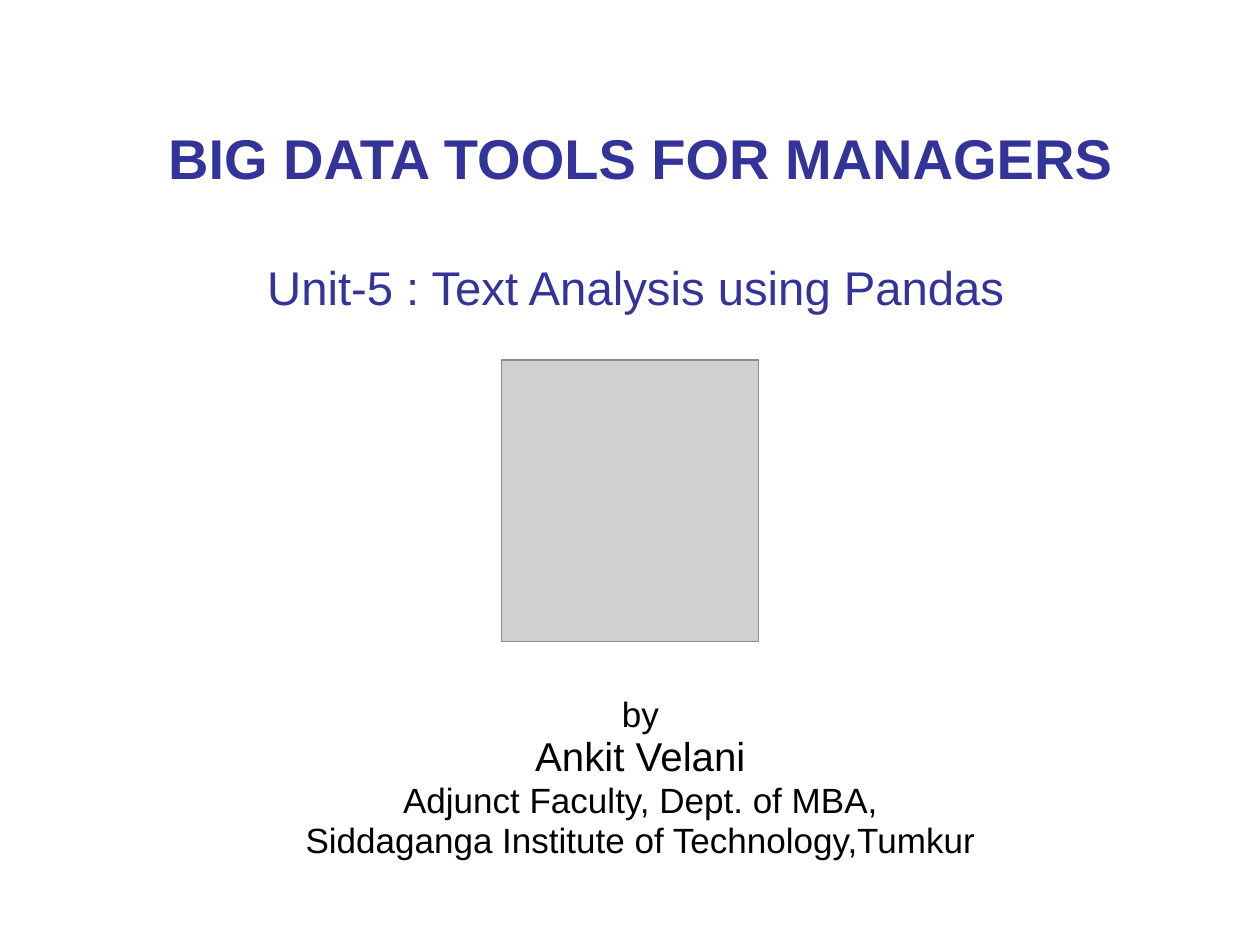
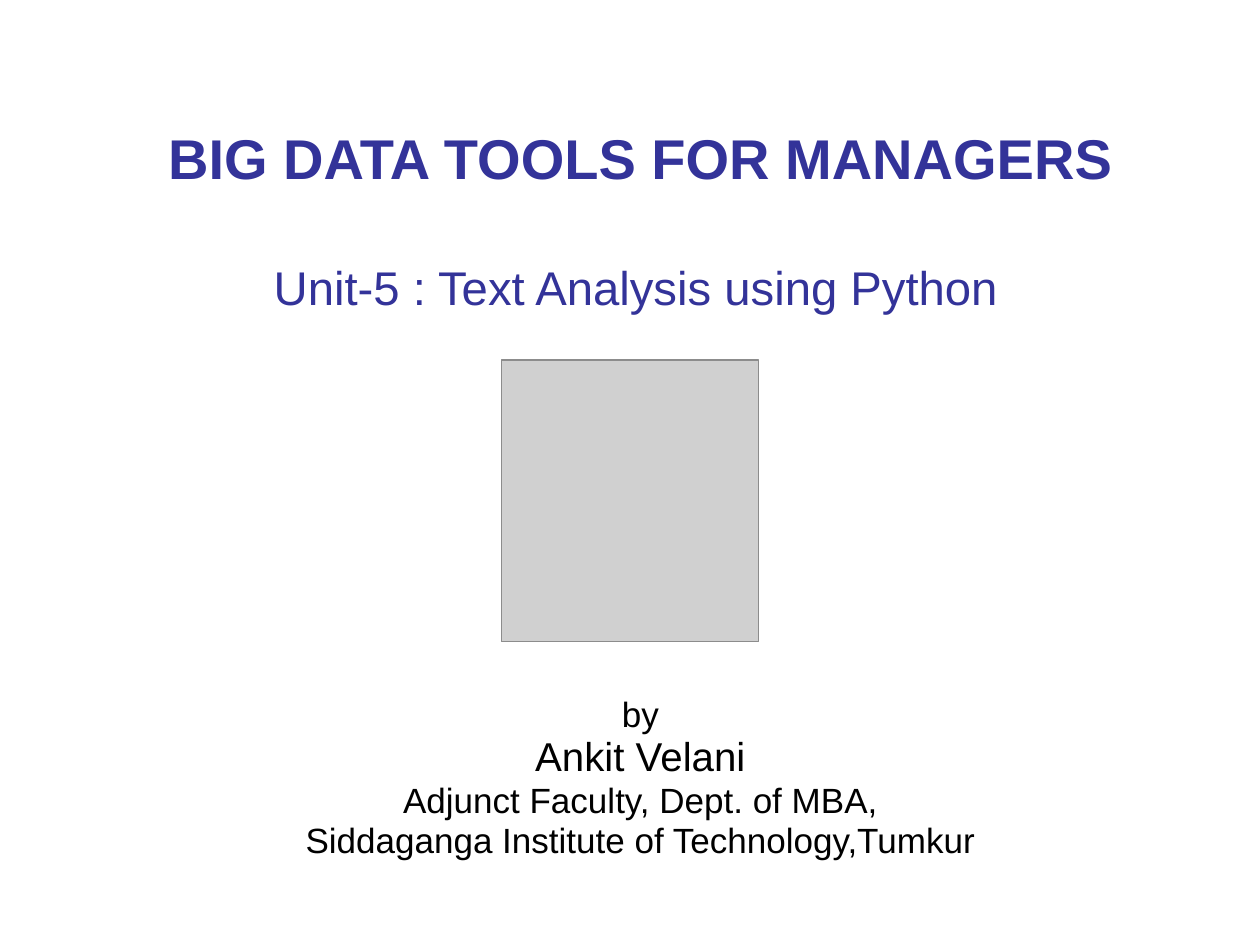
Before and after one commit to sitmbadept/sitmbadept.github.io, a slide deck: slide 1 of BDTM/Python/Unit-5-Python-Text.pptx. Drawn at 1260x945 pixels with LibreOffice and Linux fonts; fonts in the diff are those of the drawing; grey boxes stand for pictures. Boxes give left, top, right and bottom in pixels: in the first picture for what was removed or moved away, otherwise in the second. Text is boxed around its words. In the diff, an @@ line names an element or a change of style, - is before the commit and + after.

```diff
--- a/BDTM/Python/Unit-5-Python-Text.pptx
+++ b/BDTM/Python/Unit-5-Python-Text.pptx
@@ title at (274, 270, 997, 315): text changed @@
-Unit-5 : Text Analysis using Pandas
+Unit-5 : Text Analysis using Python
```
Also in this commit, not shown: 1 other file.
